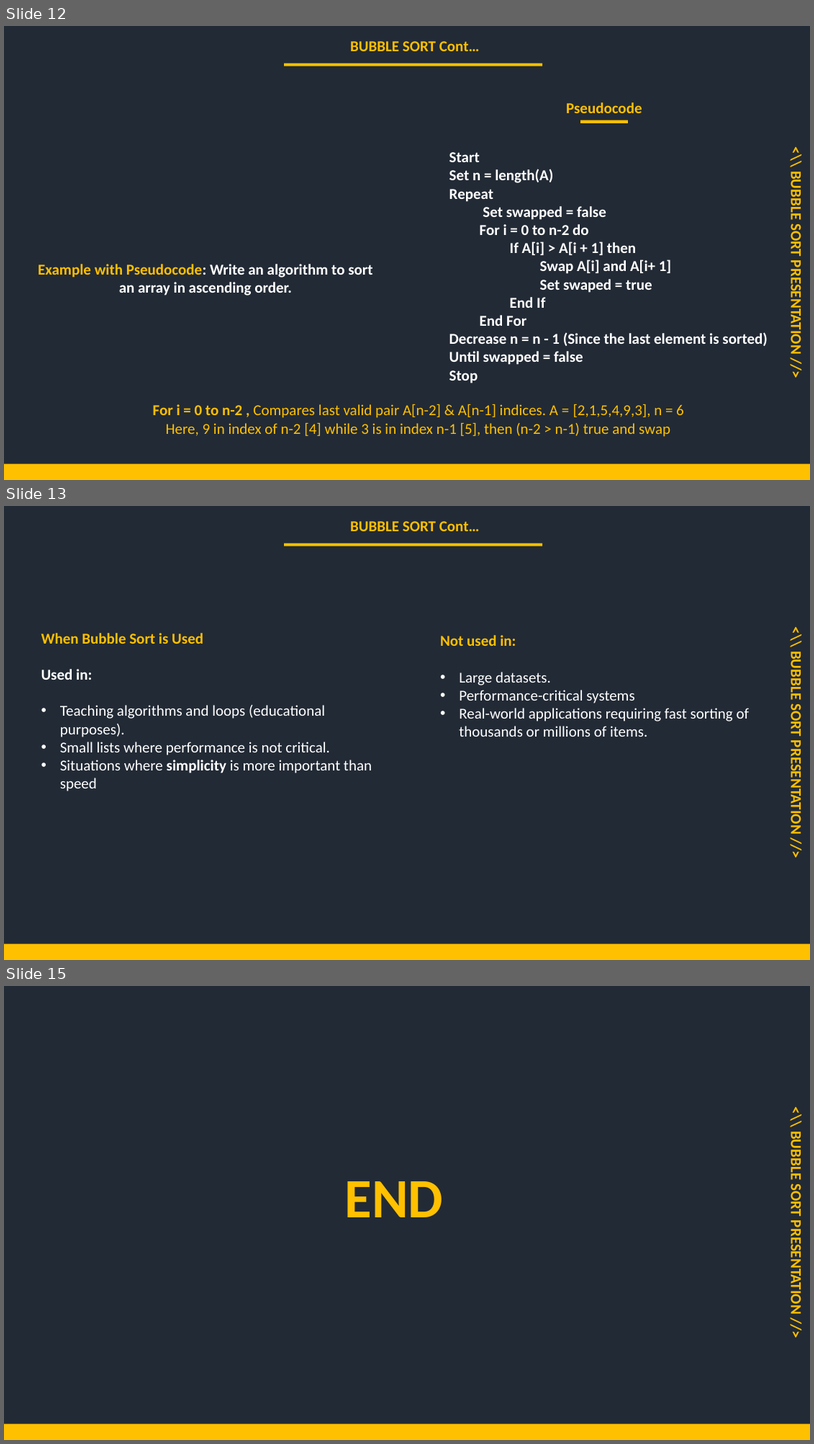
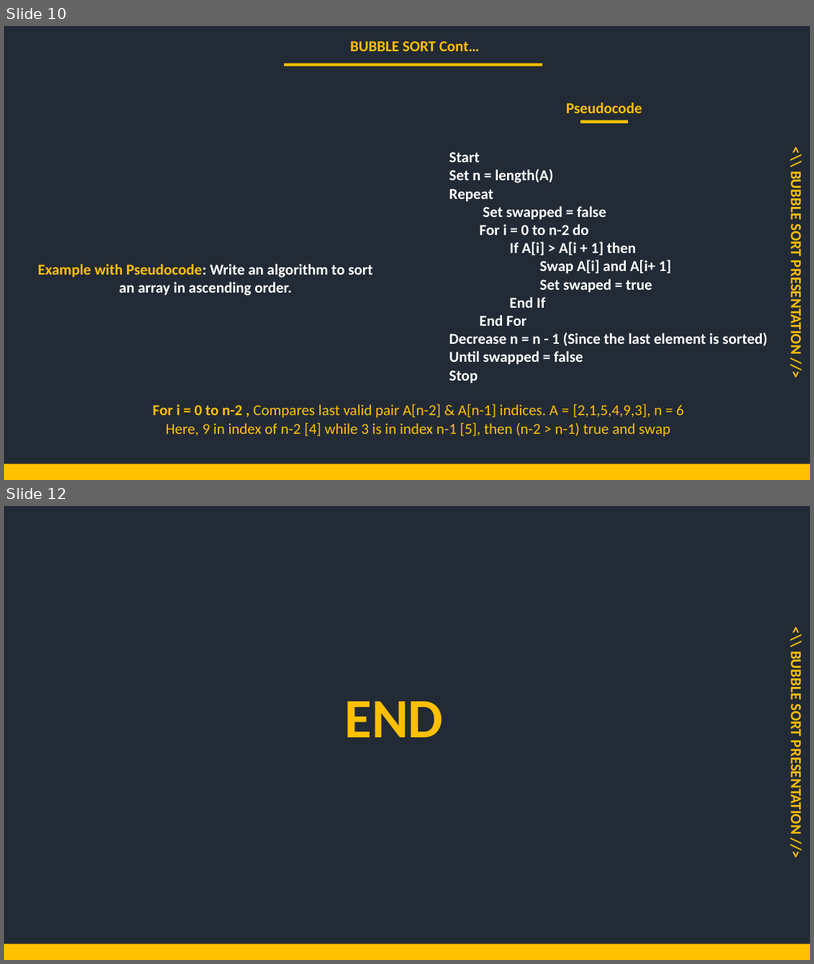
Before and after one commit to mutanganajoseph/Documents, a slide deck: auca/Sem-3/ICP/Assignment/Solution/Group4_Bubble_Sort_Presentation.pptx. Shown one above the other, each under a label of ours: slides 12, 13 and 15 before the commit, slides 10 and 12 after it; the slides between them are not shown. The pictures are 814x1444 and 814x964 pixels, drawn with LibreOffice and Linux fonts; fonts in the diff are those of the drawing. Boxes give left, top, right and bottom in pixels: in the first picture for what was removed or moved away, otherwise in the second. Text is boxed around its words. In the diff, an @@ line names an element or a change of style, - is before the commit and + after.

```diff
--- a/auca/Sem-3/ICP/Assignment/Solution/Group4_Bubble_Sort_Presentation.pptx
+++ b/auca/Sem-3/ICP/Assignment/Solution/Group4_Bubble_Sort_Presentation.pptx
@@ slide 13 removed at (4,506,810,960), background #222A35 @@
@@ text removed at (350,521,480,531) @@
-BUBBLE SORT Cont…
@@ rectangle removed at (284,543,543,546) @@
@@ text removed at (440,635,749,736) @@
-Not used in:
-• Large datasets.
-• Performance-critical systems
-• Real-world applications requiring fast sorting of thousands or millions of items.
@@ text removed at (787,655,806,831) @@
-<\\ BUBBLE SORT PRESENTATION //>
@@ text removed at (41,669,372,791) @@
-When Bubble Sort is Used
-Used in:
-• Teaching algorithms and loops (educational purposes).
-• Small lists where performance is not critical.
-• Situations where simplicity is more important than speed
@@ rectangle removed at (4,943,810,960) @@
@@ what was slide 12 is now slide 10 @@
@@ what was slide 15 is now slide 12 @@
```
Also in this commit, not shown: 7 slides changed, 2 other slides removed.
